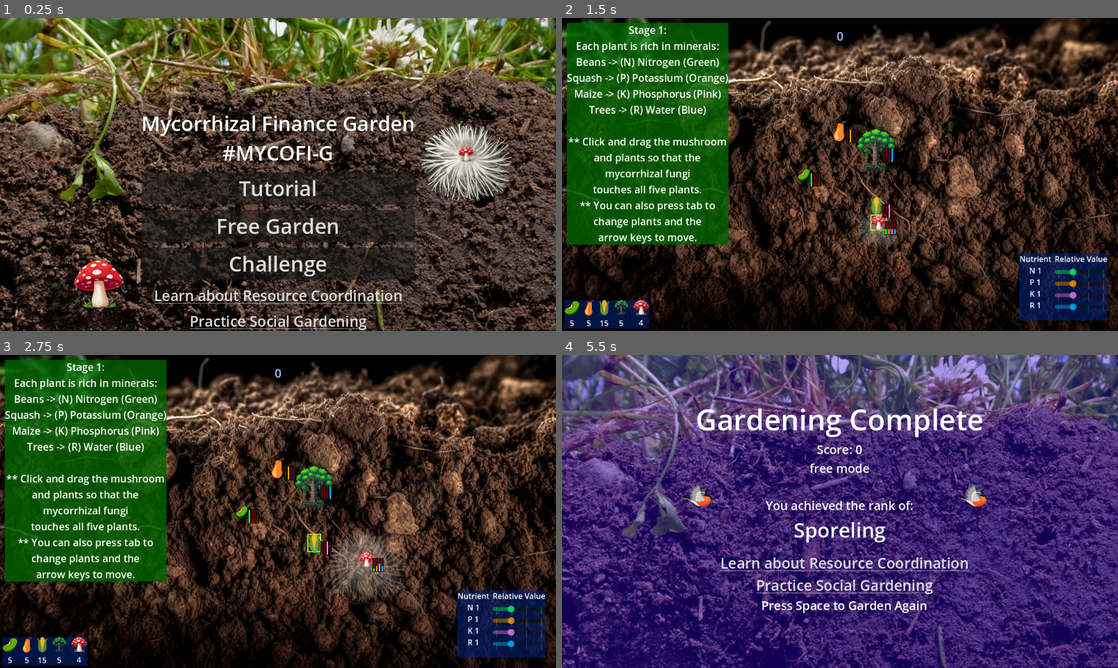
Above: before the commit, frames 1-4 (two rows, left to right).
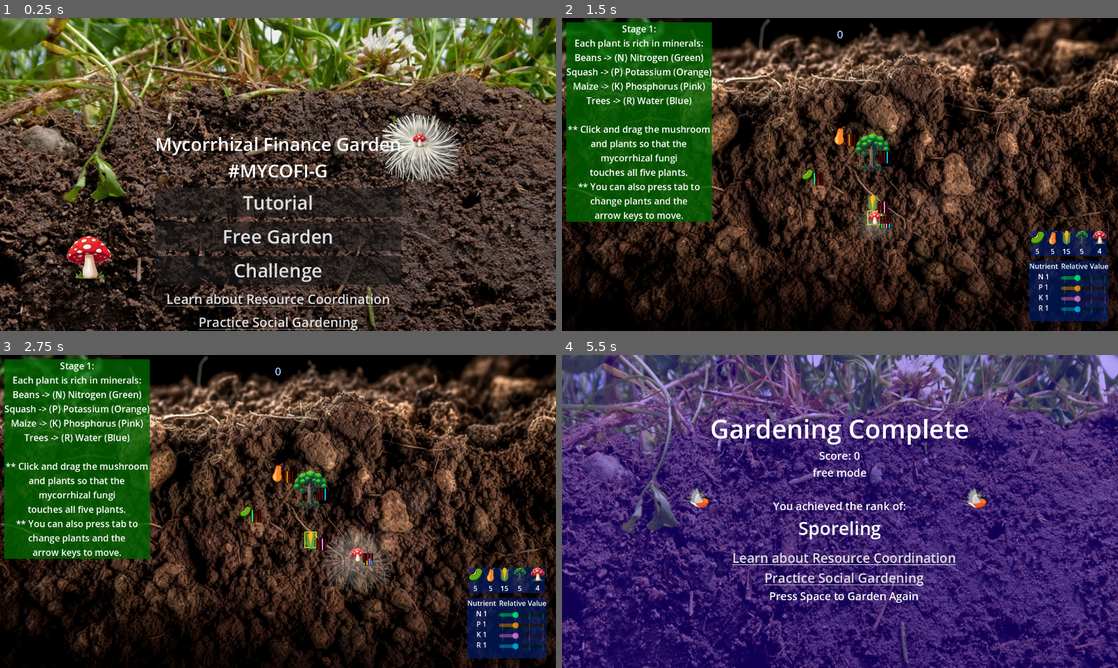
Above: after the commit, the same moments.

Repository: grassrootseconomics/mycofig
Game: Godot game, scene res://scenes/title_screen.tscn
Two runs of this game, one before a commit and one after it. Both use one fixed random seed, a clock stepped at 60 frames per second and the inputs below.
Inputs (mouse positions are in pixels of both pictures, inside the frame that each line leads up to):
- Up to frame 1 (0.25 s): no input
- Up to frame 2 (1.5 s): click "Tutorial" at 0.5 s; tap Enter at 1.25 s; move the mouse to (962, 158) at 1.27 s; hold Right (right) from 1.28 s (still down); tap Space (shoot) at 1.35 s; click (962, 158) at 1.42 s
- Up to frame 3 (2.75 s): tap R at 1.55 s; release Right (right) at 2 s; drag from (166, 527) to (311, 542) at 2.02 s
- Up to frame 4 (5.5 s): move the mouse to (895, 442) at 2.77 s; hold Right (right) 2.78-3.5 s; tap Q at 2.85, 5.3 s; click (895, 442) at 2.92 s; tap Space (shoot) at 3.05 s; click "Free Garden" at 3.5 s; drag from (812, 574) to (873, 486) at 4.27 s; move the mouse to (1006, 558) at 5.02 s; hold Left (left) from 5.03 s (still down); tap R at 5.1 s; click (1006, 558) at 5.17 s

The runs differ from the first frame. In frame 1, 65% of the frame differs, in the area x 0-100%, y 0-100%; in frame 2, 47%; in frame 3, 47%; in frame 4, 56%.

Commit message:
added sounds

Diff:
--- a/global/global.gd
+++ b/global/global.gd
@@ -106,7 +106,7 @@
 }
 
 var rand_quarry = ["maize","bean","squash"]
-
+#var rand_quarry = ["bean"]
 
 var stage_text = {
 	1: "Stage 1:
@@ -172,7 +172,8 @@
 	nutrients it needs.
 
 	Try to grow as much  maize as you can!
-	**Use your inventory as needed.",
+	**Use your inventory as needed.
+	**Press q to start over.",
 	7: "Stage 7:
 	Now that the birds have migrated
 	you should return the value
--- a/project.godot
+++ b/project.godot
@@ -21,6 +21,8 @@
 
 [display]
 
+window/size/viewport_width=1280
+window/size/viewport_height=720
 window/stretch/mode="viewport"
 
 [global_group]
--- a/scenes/cloud.gd
+++ b/scenes/cloud.gd
@@ -226,27 +226,28 @@
 			tween.set_parallel(true)
 
 func _input(event):
-	if event is InputEventMouseButton:
-		if event.button_index == MOUSE_BUTTON_LEFT:
-			if event.pressed:
-
-				if $Sprite2D.get_rect().has_point(to_local(event.position)):
-
-					is_dragging = true
-					Global.active_agent = self
-					print(" clicked: ", name, " type: ", self.type)
-
-			else:
-				is_dragging = false
-
-	if event is InputEventKey:
-		if event.pressed and event.keycode == KEY_R:
-			if is_raining == false:
-				is_raining = true
-				print("pressed raining")
-			else:
-				is_raining = false
-				print("pressed not raining")
+	if false:
+		if event is InputEventMouseButton:
+			if event.button_index == MOUSE_BUTTON_LEFT:
+				if event.pressed:
+
+					if $Sprite2D.get_rect().has_point(to_local(event.position)):
+
+						is_dragging = true
+						Global.active_agent = self
+						print(" clicked: ", name, " type: ", self.type)
+
+				else:
+					is_dragging = false
+
+		if event is InputEventKey:
+			if event.pressed and event.keycode == KEY_R:
+				if is_raining == false:
+					is_raining = true
+					print("pressed raining")
+				else:
+					is_raining = false
+					print("pressed not raining")
 
 func _on_area_entered(ztrade: Area2D) -> void:
 	if ztrade.end_agent == self:
--- a/scenes/game_over.tscn
+++ b/scenes/game_over.tscn
@@ -37,19 +37,19 @@
 script = ExtResource("1_iwgga")
 
 [node name="Sprite2D" type="Sprite2D" parent="."]
-position = Vector2(641, 322)
-scale = Vector2(1.2855, 1.2855)
+position = Vector2(645, 345)
+scale = Vector2(1.26239, 1.44078)
 texture = ExtResource("2_qib70")
 
 [node name="AnimatedSprite2D" type="AnimatedSprite2D" parent="."]
 z_index = 4
-position = Vector2(281, 300)
+position = Vector2(310, 337)
 sprite_frames = SubResource("SpriteFrames_rgr7h")
 autoplay = "default"
 
 [node name="AnimatedSprite2D2" type="AnimatedSprite2D" parent="."]
 z_index = 4
-position = Vector2(852, 300)
+position = Vector2(949, 338)
 sprite_frames = SubResource("SpriteFrames_rgr7h")
 autoplay = "default"
 
@@ -58,6 +58,7 @@
 layout_mode = 0
 offset_right = 1196.0
 offset_bottom = 666.0
+scale = Vector2(1.07558, 1.09082)
 
 [node name="CenterContainer" type="CenterContainer" parent="."]
 layout_mode = 1
--- a/scenes/level.gd
+++ b/scenes/level.gd
@@ -33,6 +33,8 @@
 	$UI.connect('new_agent',_on_new_agent)
 	$UI.setup()
 	DisplayServer.window_set_title("Mycofi Garden")
+	$BirdLong.play()
+	#$BirdLong.
 
 	$"UI/TutorialMarginContainer1".visible = false
 	if(Global.mode == "tutorial"):
@@ -190,6 +192,7 @@
 					var z_quarry = Global.rand_quarry[0]
 					Global.quarry_type = z_quarry
 					#print(" birds are after your ", z_quarry, " !!!")
+					$BirdSound.play()
 					while iter < Global.birds[score_lvl]:
 						iter +=1
 						make_bird()
@@ -199,14 +202,19 @@
 func _on_new_agent(agent_dict) -> void:
 	#print("found signal: ", agent_dict)
 	if agent_dict["name"]  == "squash":
+		$TwinkleSound.play()
 		make_squash(agent_dict["pos"])
 	elif agent_dict["name"]  == "bean":
+		$TwinkleSound.play()
 		make_bean(agent_dict["pos"])
 	elif agent_dict["name"]  == "maize":
+		$TwinkleSound.play()
 		make_maize(agent_dict["pos"])
 	elif agent_dict["name"]  == "myco":
+		$SquelchSound.play()
 		make_myco(agent_dict["pos"])
 	elif agent_dict["name"]  == "tree":
+		$BushSound.play()
 		make_tree(agent_dict["pos"])
 	elif agent_dict["name"]  == "cloud":
 		make_cloud(agent_dict["pos"])
@@ -428,6 +436,7 @@
 					c_maize += 1
 
 			var iter = 0
+			$BirdSound.play()
 			while iter < c_maize*3:
 				iter +=1
 				make_bird()
@@ -453,6 +462,7 @@
 					c_maize += 1
 
 			var iter = 0
+			$BirdSound.play()
 			while iter < c_maize-1:
 				iter +=1
 				make_bird()
--- a/scenes/level.tscn
+++ b/scenes/level.tscn
@@ -1,27 +1,32 @@
-[gd_scene load_steps=8 format=3 uid="uid://cqxduy84bksgu"]
+[gd_scene load_steps=13 format=3 uid="uid://cqxduy84bksgu"]
 
 [ext_resource type="Texture2D" uid="uid://b0g4untp5lhx" path="res://graphics/soil-cutaway.png" id="1_2nhsr"]
 [ext_resource type="PackedScene" uid="uid://cwghgyigytbmj" path="res://scenes/player.tscn" id="1_60fi4"]
 [ext_resource type="Script" path="res://scenes/level.gd" id="1_76h6v"]
 [ext_resource type="PackedScene" uid="uid://bmwuxpm12gkh7" path="res://scenes/ui.tscn" id="4_c72w0"]
+[ext_resource type="AudioStream" uid="uid://vyhyw4xd3hes" path="res://audio/squelch_slayer.wav" id="5_ld565"]
+[ext_resource type="AudioStream" uid="uid://bi701uswd6us3" path="res://audio/twinkle.mp3" id="6_epj5m"]
+[ext_resource type="AudioStream" uid="uid://bksoh5ra6licd" path="res://audio/cardinal.mp3" id="6_lg0nh"]
+[ext_resource type="AudioStream" uid="uid://dlnowg5diunu5" path="res://audio/rustle-bush.mp3" id="7_t2wt4"]
+[ext_resource type="AudioStream" uid="uid://3bj7nhucvgkn" path="res://audio/binaural-birds-loop-1.wav" id="7_vfdw7"]
 
 [sub_resource type="RectangleShape2D" id="RectangleShape2D_3ox6b"]
-size = Vector2(104, 699)
+size = Vector2(104, 766.5)
 
 [sub_resource type="RectangleShape2D" id="RectangleShape2D_mooif"]
-size = Vector2(1190, 132)
+size = Vector2(1239, 132)
 
 [sub_resource type="RectangleShape2D" id="RectangleShape2D_618rg"]
-size = Vector2(1172.75, 34)
+size = Vector2(1231.75, 34)
 
 [node name="Level" type="Node2D"]
 script = ExtResource("1_76h6v")
 
 [node name="BG" type="Sprite2D" parent="."]
 texture_repeat = 2
-position = Vector2(582, 331)
+position = Vector2(640, 362.75)
+scale = Vector2(1.08667, 1.10624)
 texture = ExtResource("1_2nhsr")
-metadata/_edit_lock_ = true
 
 [node name="Sparkles" type="Node2D" parent="."]
 z_index = -2
@@ -49,21 +54,21 @@
 collision_layer = 4
 
 [node name="CollisionShape2D" type="CollisionShape2D" parent="Borders/StaticBody2D"]
-position = Vector2(1197, 333)
+position = Vector2(1256, 362.75)
 shape = SubResource("RectangleShape2D_3ox6b")
 
 [node name="StaticBody2D2" type="StaticBody2D" parent="Borders"]
 collision_layer = 4
 
 [node name="CollisionShape2D" type="CollisionShape2D" parent="Borders/StaticBody2D2"]
-position = Vector2(591, 701)
+position = Vector2(615.5, 701)
 shape = SubResource("RectangleShape2D_mooif")
 
 [node name="StaticBody2D3" type="StaticBody2D" parent="Borders"]
 collision_layer = 4
 
 [node name="CollisionShape2D" type="CollisionShape2D" parent="Borders/StaticBody2D3"]
-position = Vector2(583.625, -1)
+position = Vector2(613.125, -1)
 shape = SubResource("RectangleShape2D_618rg")
 
 [node name="StaticBody2D4" type="StaticBody2D" parent="Borders"]
@@ -82,5 +87,20 @@
 wait_time = 10.0
 autostart = true
 
+[node name="SquelchSound" type="AudioStreamPlayer2D" parent="."]
+stream = ExtResource("5_ld565")
+
+[node name="TwinkleSound" type="AudioStreamPlayer2D" parent="."]
+stream = ExtResource("6_epj5m")
+
+[node name="BushSound" type="AudioStreamPlayer2D" parent="."]
+stream = ExtResource("7_t2wt4")
+
+[node name="BirdSound" type="AudioStreamPlayer2D" parent="."]
+stream = ExtResource("6_lg0nh")
+
+[node name="BirdLong" type="AudioStreamPlayer2D" parent="."]
+stream = ExtResource("7_vfdw7")
+
 [connection signal="laser" from="Player" to="." method="_on_player_laser"]
 [connection signal="timeout" from="TutorialTimer" to="." method="_on_tutorial_timer_timeout"]
--- a/scenes/plant.gd
+++ b/scenes/plant.gd
@@ -366,18 +366,22 @@
 		#if child.type == 'myco':
 
 
-	#var children =  $"../../Agents".get_children()
-	var living = false
+
+
 	for child in trade_buddies:#children:
 		child.draw_lines = true
 		child.new_buddies = true
 
-
-		if(child.dead == false and child.type != "cloud" and child.type != "myco"):
-			living = true
-
-			if( living == false and Global.mode != "tutorial"):
-				get_tree().change_scene_to_file("res://scenes/game_over.tscn")
+	var children =  $"../../Agents".get_children()
+	var living = false
+	for child in children:#children:
+
+		if(child.type != "cloud" and child.type != "myco"):
+			if(child.dead == false):
+				living = true
+
+	if( living == false and Global.mode != "tutorial"):
+		get_tree().change_scene_to_file("res://scenes/game_over.tscn")
 
 
 func evaporate():
--- a/scenes/title_screen.tscn
+++ b/scenes/title_screen.tscn
@@ -16,8 +16,8 @@
 script = ExtResource("1_owrpj")
 
 [node name="Sprite2D" type="Sprite2D" parent="."]
-position = Vector2(641, 322)
-scale = Vector2(1.2855, 1.2855)
+position = Vector2(697.919, 362.6)
+scale = Vector2(1.37323, 1.37323)
 texture = ExtResource("2_8cwuh")
 
 [node name="Sprite2D2" type="Sprite2D" parent="."]
--- a/scenes/ui.tscn
+++ b/scenes/ui.tscn
@@ -88,8 +88,10 @@
 anchors_preset = 2
 anchor_top = 1.0
 anchor_bottom = 1.0
-offset_top = -40.0
-offset_right = 77.0
+offset_left = 1074.0
+offset_top = -236.0
+offset_right = 1259.0
+offset_bottom = -167.0
 grow_vertical = 0
 theme_override_constants/margin_left = 5
 theme_override_constants/margin_top = 5
Not shown, added: audio/binaural-birds-loop-1.wav.import
Not shown, added: audio/cardinal.mp3.import
Not shown, added: audio/rustle-bush.mp3.import
Not shown, added: audio/squelch_slayer.wav.import
Not shown, added: audio/twinkle.mp3.import
Not shown, added: audio/binaural-birds-loop-1.wav
Not shown, added: audio/cardinal.mp3
Not shown, added: audio/rustle-bush.mp3
Not shown, added: audio/squelch_slayer.wav
Not shown, added: audio/twinkle.mp3
Not shown, changed: web/index.html
Not shown, changed: web/index.pck
